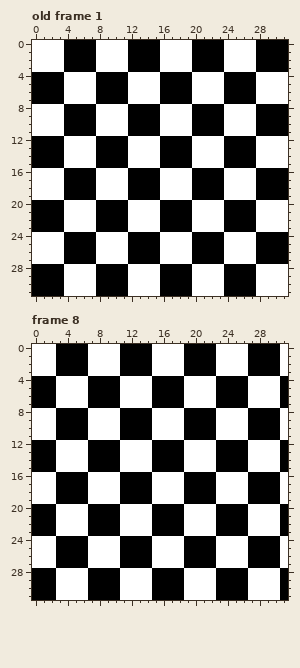
Edited in one commit: pixel-art file (Assets/Sprites/finish.aseprite). Above, as it was before the edit.
32x32 pixels, 8 frames. Shown: old frame 1, frame 8. The commit also changed other frames, which this record leaves out.
Once edited:
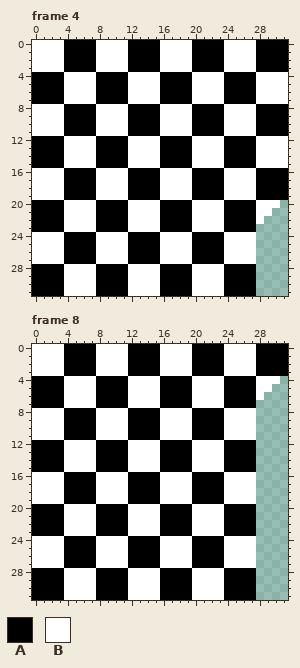
Palette (. is transparent): A #000000  B #ffffff
A new or re-ordered frame is compared with the old frame closest to it.
Diff:
layer "Layer 1" now hidden
layer "Layer 2" added
frames re-ordered
Frame 4 against old frame 1:
The author cleared colour A in rows 24 to 27 at x 28 to 31.
The author cleared colour B in row 20 at x 31; in row 21 at x 30 to 31; in row 22 at x 29 to 31; in row 23 at x 28 to 31; in rows 28 to 31 at x 28 to 31.
Frame 8:
The edit turns colour B into colour A in rows 0 to 3 at x 7, 15, 23 and 31; in rows 4 to 7 at x 3, 11, 19 and 27; in rows 8 to 11 at x 7, 15 and 23; in rows 12 to 15 at x 3, 11, 19 and 27; in rows 16 to 19 at x 7, 15 and 23; in rows 20 to 23 at x 3, 11, 19 and 27.
The edit turns colour B into colour A in rows 24 to 27 at x 7, 15 and 23; in rows 28 to 31 at x 3, 11, 19 and 27.
The edit turns colour A into colour B in rows 0 to 3 at x 3, 11, 19 and 27; in rows 4 to 7 at x 7, 15 and 23; in rows 8 to 11 at x 3, 11, 19 and 27; in rows 12 to 15 at x 7, 15 and 23; in rows 16 to 19 at x 3, 11, 19 and 27; in rows 20 to 23 at x 7, 15 and 23.
The edit turns colour A into colour B in rows 24 to 27 at x 3, 11, 19 and 27; in rows 28 to 31 at x 7, 15 and 23.
The author cleared colour A in rows 4 to 7 at x 31; in rows 8 to 11 at x 28 to 30; in rows 12 to 15 at x 31; in rows 16 to 19 at x 28 to 30; in rows 20 to 23 at x 31; in rows 24 to 27 at x 28 to 30.
The author cleared colour A in rows 28 to 31 at x 31.
The author cleared colour B in row 5 at x 30; in row 6 at x 29 to 30; in row 7 at x 28 to 30; in rows 8 to 11 at x 31; in rows 12 to 15 at x 28 to 30; in rows 16 to 19 at x 31.
The author cleared colour B in rows 20 to 23 at x 28 to 30; in rows 24 to 27 at x 31; in rows 28 to 31 at x 28 to 30.
